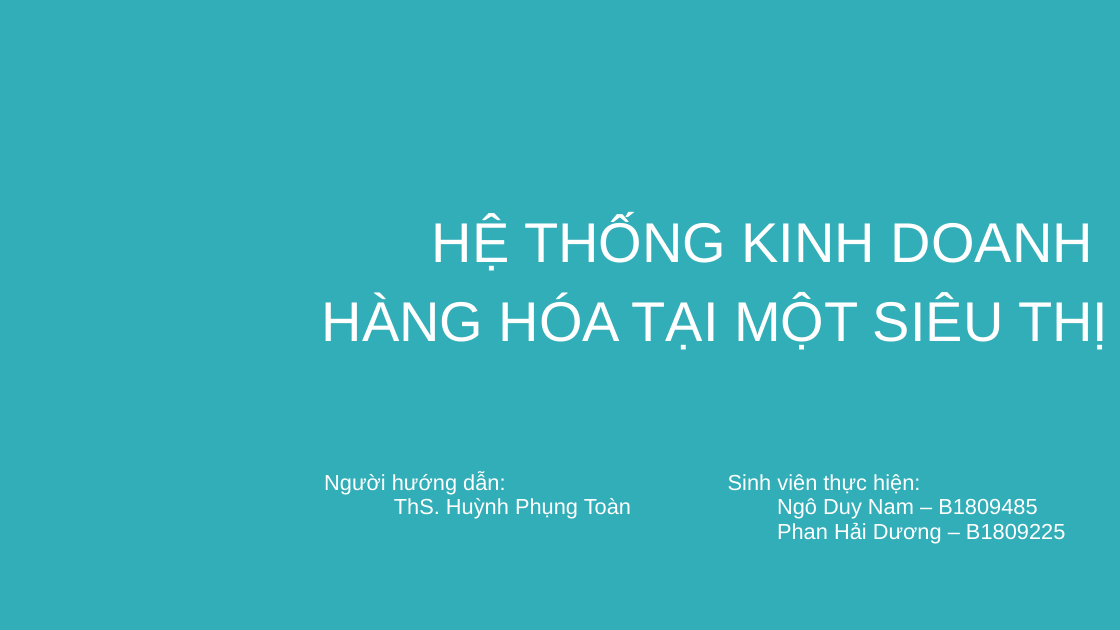
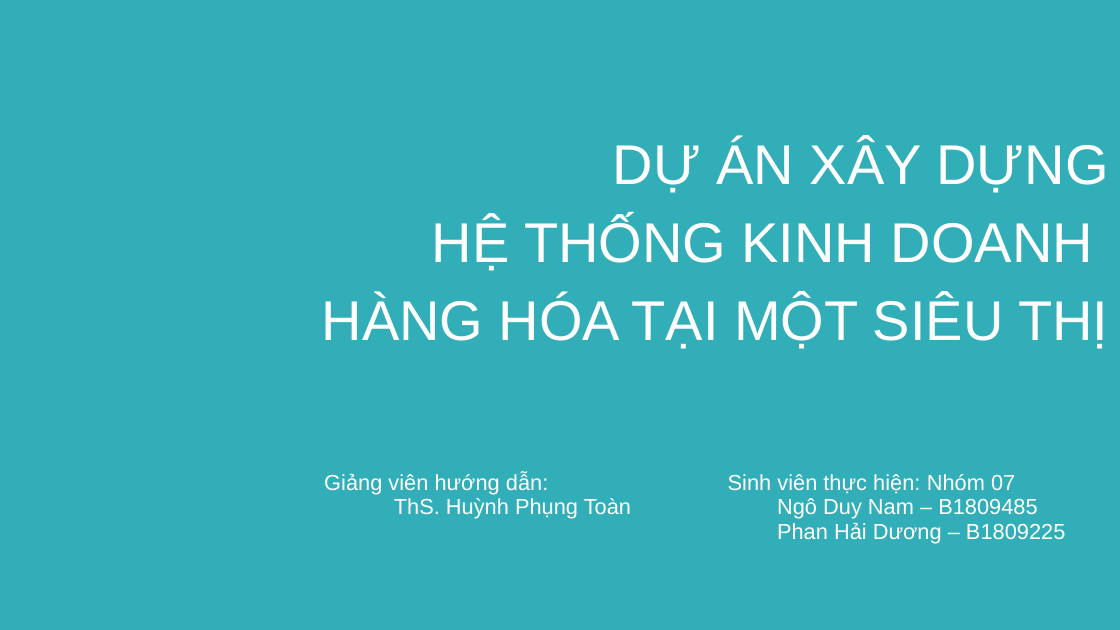
Before and after one commit to bapnam/DoAn_QTTinHoc, a slide deck: slide 1 of Nhom07/BaoCao.pptx. Drawn at 1120x630 pixels with LibreOffice and Linux fonts; fonts in the diff are those of the drawing; background and template pictures are left out. Boxes give left, top, right and bottom in pixels: in the first picture for what was removed or moved away, otherwise in the second. Text is boxed around its words. In the diff, an @@ line names an element or a change of style, - is before the commit and + after.

```diff
--- a/Nhom07/BaoCao.pptx
+++ b/Nhom07/BaoCao.pptx
@@ text "DỰ ÁN XÂY DỰNG": place and size @@
-text "DỰ ÁN XÂY DỰNG" at bbox=[322, 218, 1108, 350]
+text "DỰ ÁN XÂY DỰNG" at bbox=[322, 139, 1108, 349]
@@ text at bbox=[613, 139, 1108, 193]: paragraph added @@
+DỰ ÁN XÂY DỰNG
@@ table at bbox=[314, 465, 1120, 615] @@
-row 1, column 1: Người hướng dẫn: / ThS. Huỳnh Phụng Toàn
+row 1, column 1: Giảng viên hướng dẫn: / ThS. Huỳnh Phụng Toàn
-row 1, column 2: Sinh viên thực hiện: / Ngô Duy Nam – B1809485 / Phan Hải Dương – B1809225
+row 1, column 2: Sinh viên thực hiện: Nhóm 07 / Ngô Duy Nam – B1809485 / Phan Hải Dương – B1809225
```
Also in this commit, not shown: 9 other slides changed, 1 slide added, 4 other files.
